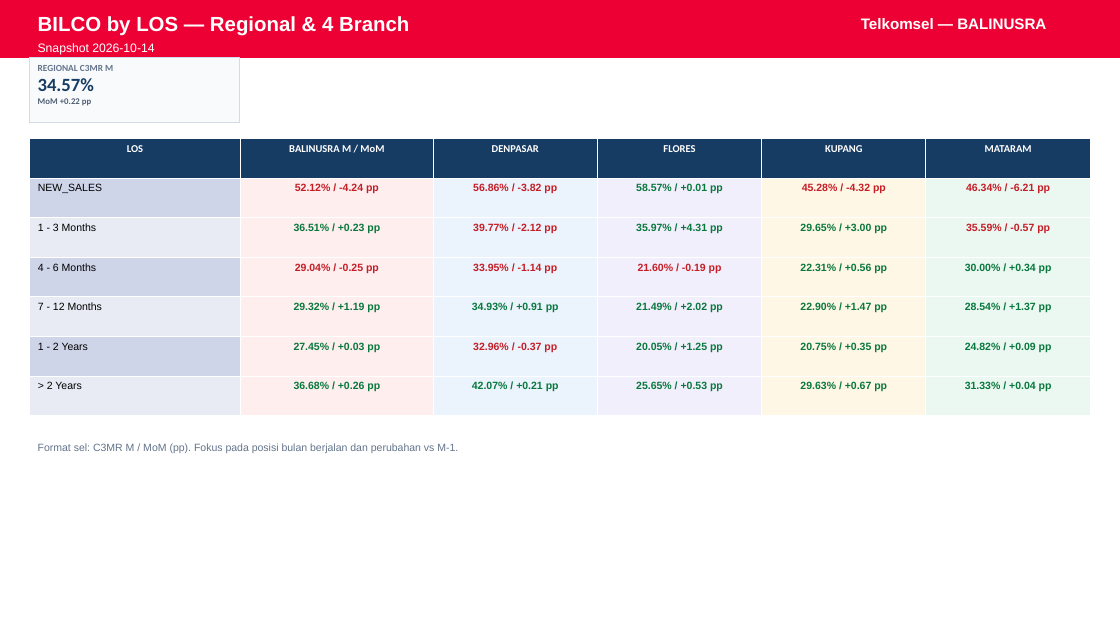
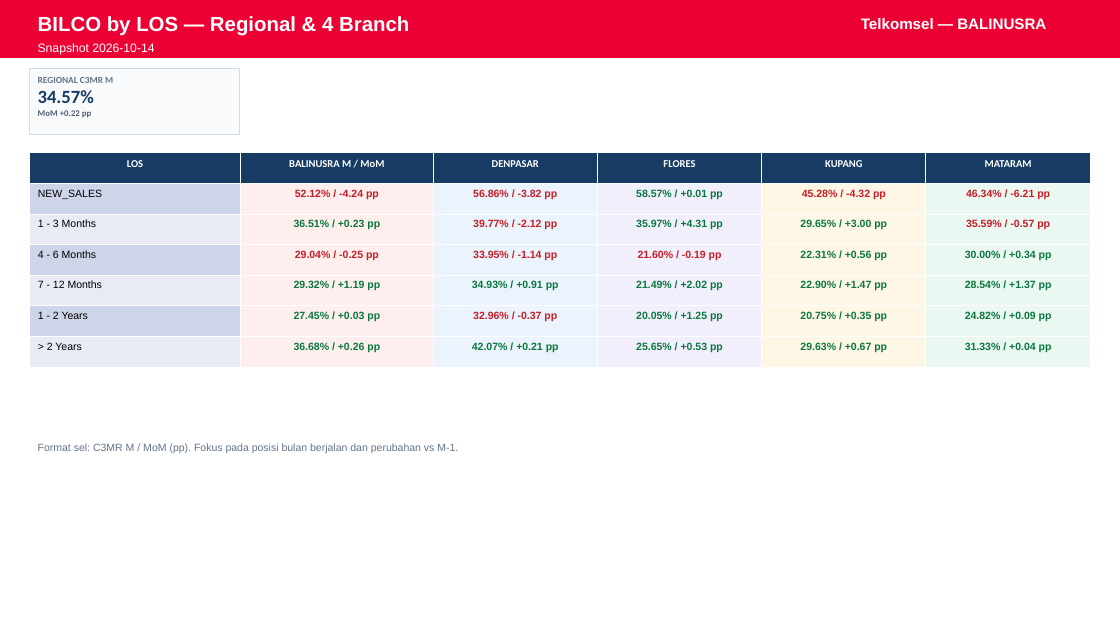
Before and after one commit to linktreehhbalnus-eng/wow_balnus, a slide deck: slide 18 of beta_12wok/reports/BALINUSRA_GM_PERFORMANCE_SUMMARY_20261014_INARA.pptx. Drawn at 1120x630 pixels with LibreOffice and Linux fonts; fonts in the diff are those of the drawing. Boxes give left, top, right and bottom in pixels: in the first picture for what was removed or moved away, otherwise in the second. Text is boxed around its words. In the diff, an @@ line names an element or a change of style, - is before the commit and + after.

```diff
--- a/beta_12wok/reports/BALINUSRA_GM_PERFORMANCE_SUMMARY_20261014_INARA.pptx
+++ b/beta_12wok/reports/BALINUSRA_GM_PERFORMANCE_SUMMARY_20261014_INARA.pptx
@@ rectangle "REGIONAL C3MR M": place and size @@
-rectangle "REGIONAL C3MR M" at [29, 57, 239, 123]
+rectangle "REGIONAL C3MR M" at [29, 69, 239, 134]
@@ table: place and size @@
-table at [29, 139, 1091, 416]
+table at [29, 153, 1091, 367]
```
Also in this commit, not shown: 3 other slides changed, 11 other files.
